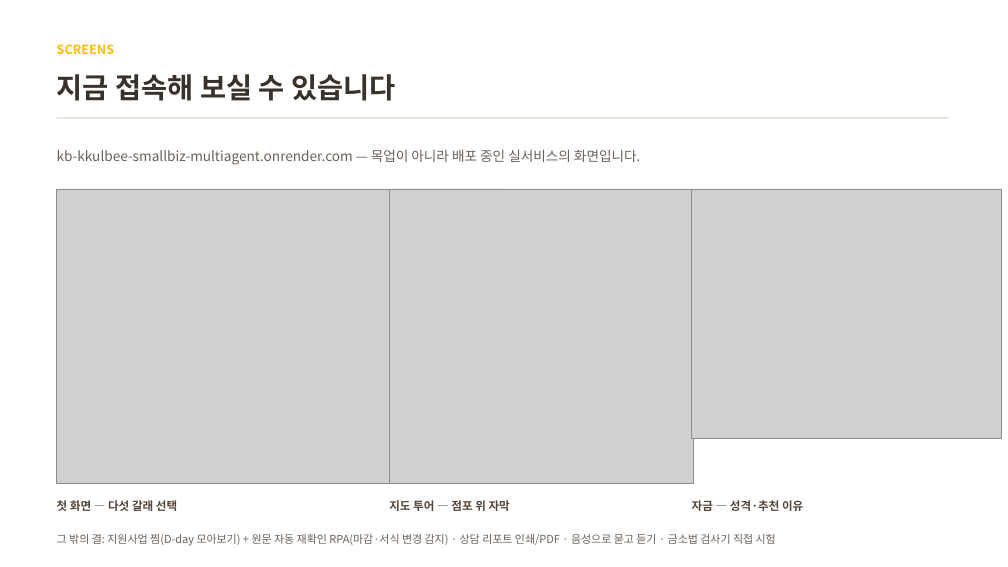
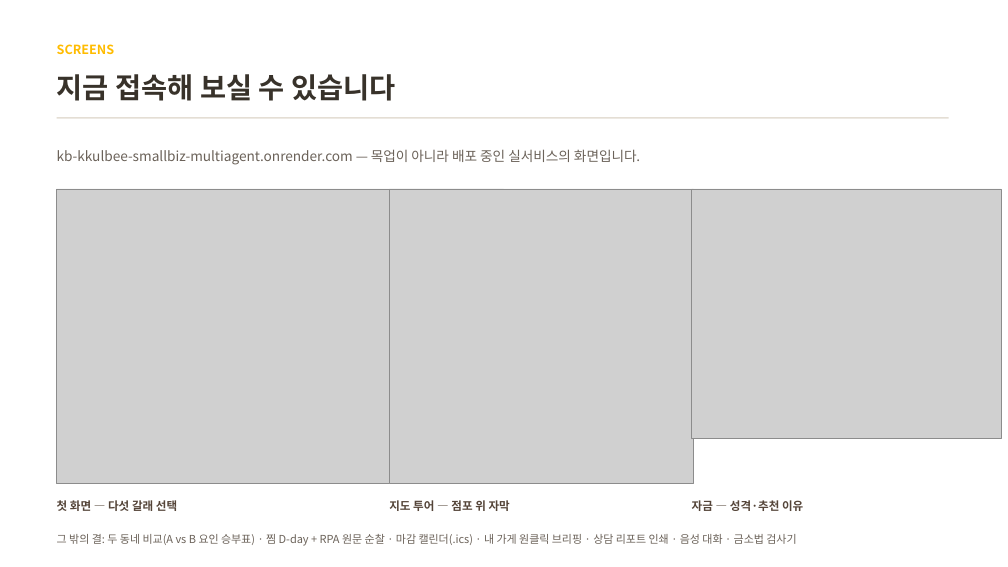
Before and after one commit to BioCode67/kb-kkulbee-smallbiz-multiagent, a slide deck: slide 10 of docs/꿀비_기술설명서.pptx. Drawn at 1008x567 pixels with LibreOffice and Linux fonts; fonts in the diff are those of the drawing; grey boxes stand for pictures. Boxes give left, top, right and bottom in pixels: in the first picture for what was removed or moved away, otherwise in the second. Text is boxed around its words. In the diff, an @@ line names an element or a change of style, - is before the commit and + after.

```diff
--- a/docs/꿀비_기술설명서.pptx
+++ b/docs/꿀비_기술설명서.pptx
@@ text at <box>57,534,796,546</box>: text changed @@
-그 밖의 결: 지원사업 찜(D-day 모아보기) + 원문 자동 재확인 RPA(마감·서식 변경 감지) · 상담 리포트 인쇄/PDF · 음성으로 묻고 듣기 · 금소법 검사기 직접 시험
+그 밖의 결: 두 동네 비교(A vs B 요인 승부표) · 찜 D-day + RPA 원문 순찰 · 마감 캘린더(.ics) · 내 가게 원클릭 브리핑 · 상담 리포트 인쇄 · 음성 대화 · 금소법 검사기
```
Also in this commit, not shown: 3 other files.
